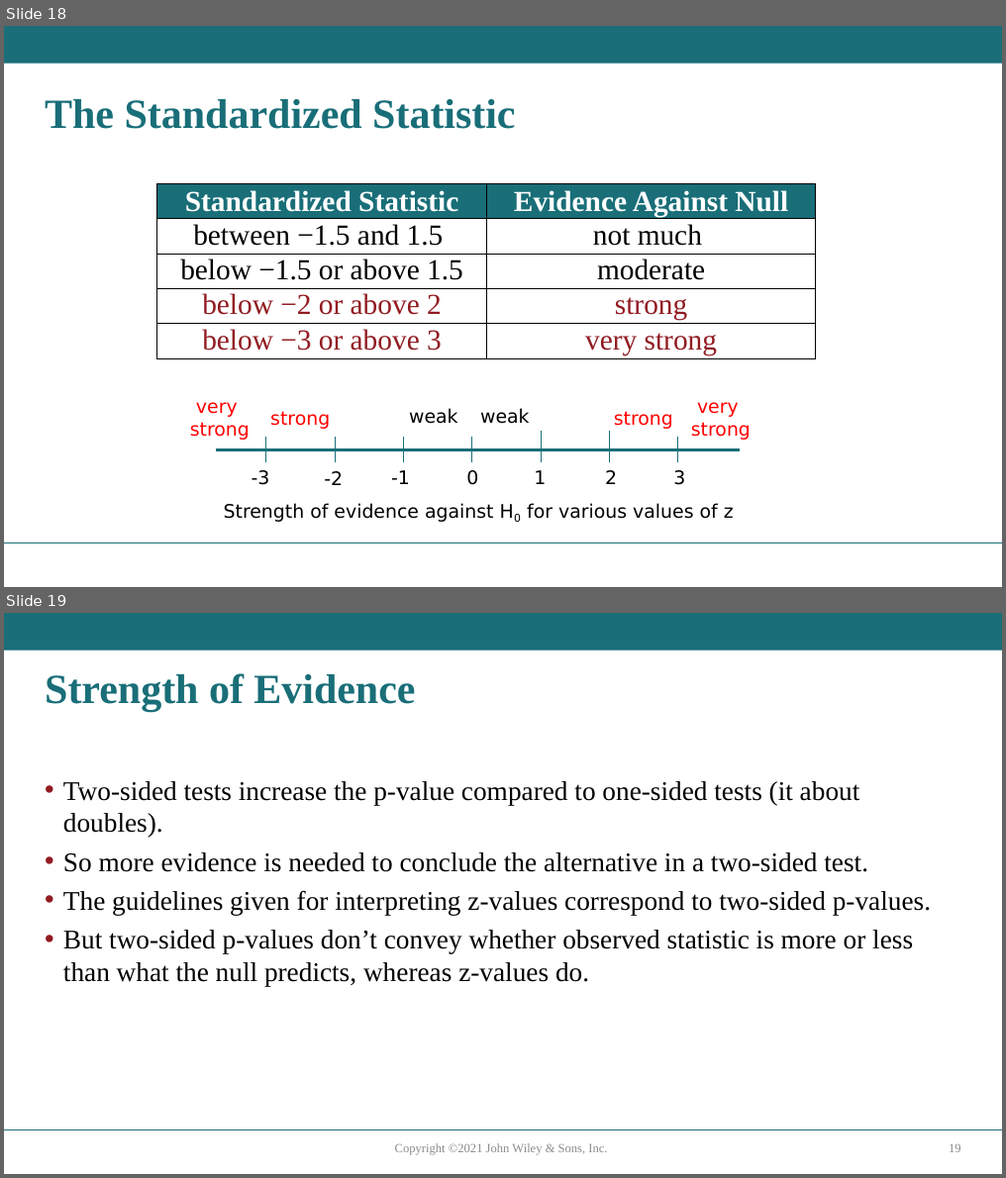
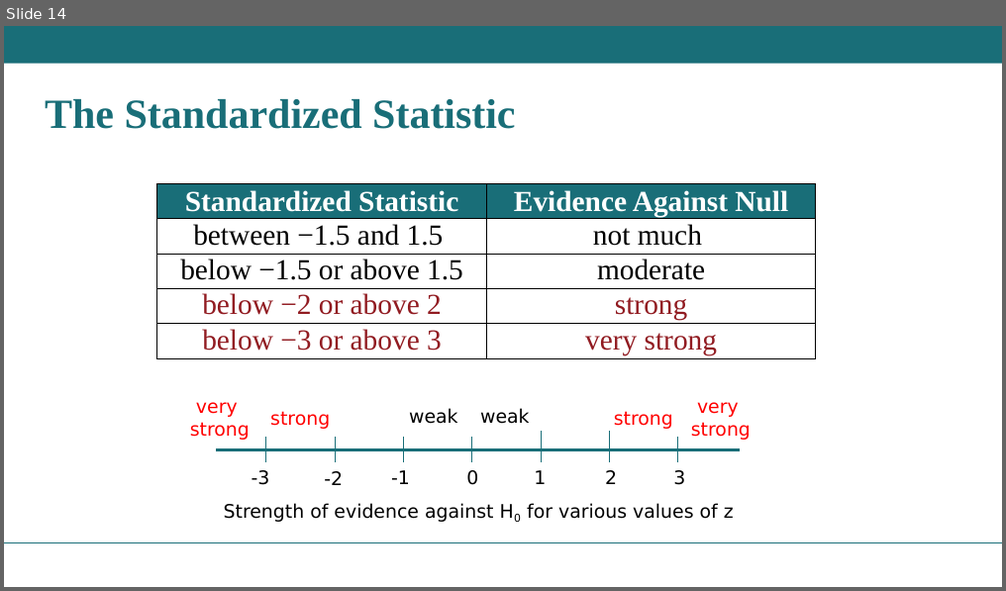
Before and after one commit to sroscoe2/MATH-104, a slide deck: Slides/Ch1.3-Roscoe26.pptx. Shown one above the other, each under a label of ours: slides 18 and 19 before the commit, slide 14 after it. The pictures are 1006x1178 and 1006x591 pixels, drawn with LibreOffice and Linux fonts; fonts in the diff are those of the drawing. Boxes give left, top, right and bottom in pixels: in the first picture for what was removed or moved away, otherwise in the second. Text is boxed around its words. In the diff, an @@ line names an element or a change of style, - is before the commit and + after.

```diff
--- a/Slides/Ch1.3-Roscoe26.pptx
+++ b/Slides/Ch1.3-Roscoe26.pptx
@@ slide 19 removed at (4, 613, 1002, 1174), background #FFFFFF; not listed: 2 template elements that a slide beside it also shows @@
@@ title removed at (45, 673, 415, 711) @@
-Strength of Evidence
@@ text removed at (63, 781, 931, 986) @@
-• Two-sided tests increase the p-value compared to one-sided tests (it about doubles).
-• So more evidence is needed to conclude the alternative in a two-sided test.
-• The guidelines given for interpreting z-values correspond to two-sided p-values.
-• But two-sided p-values don’t convey whether observed statistic is more or less than what the null predicts, whereas z-values do.
@@ text removed at (395, 1144, 607, 1156) @@
-Copyright ©2021 John Wiley & Sons, Inc.
@@ page number removed at (948, 1145, 961, 1153) @@
-19
@@ what was slide 18 is now slide 14 @@
```
Also in this commit, not shown: 2 slides changed, 4 other slides removed, 1 other file.
